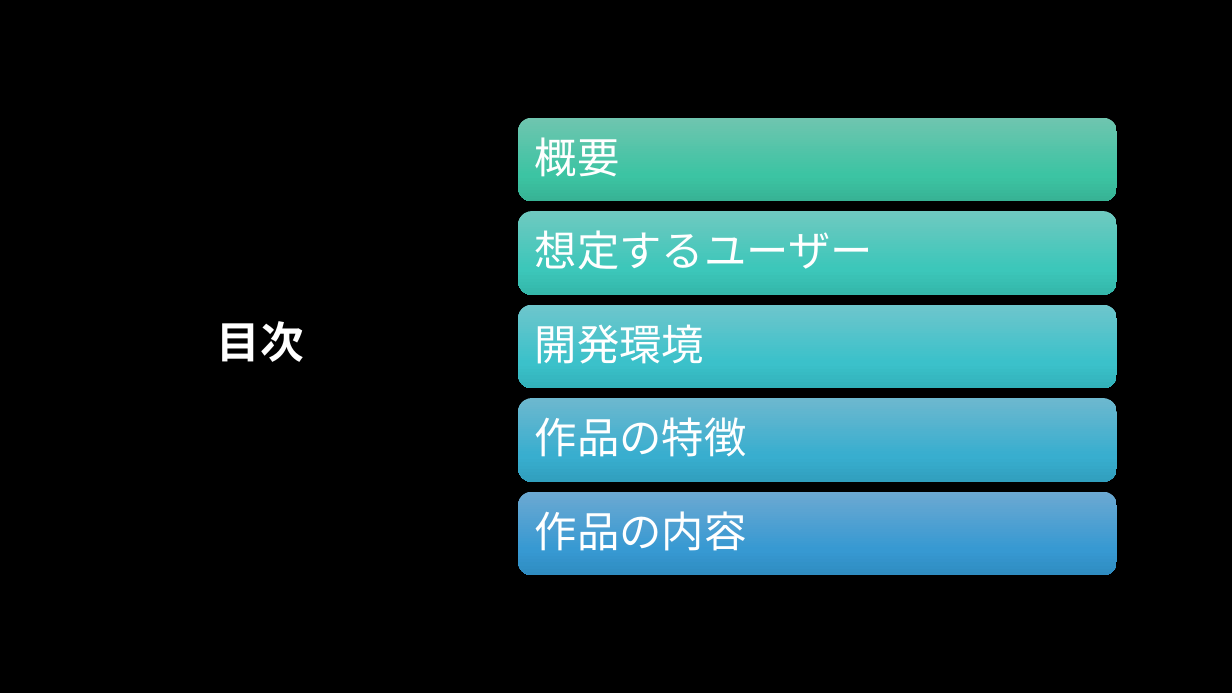
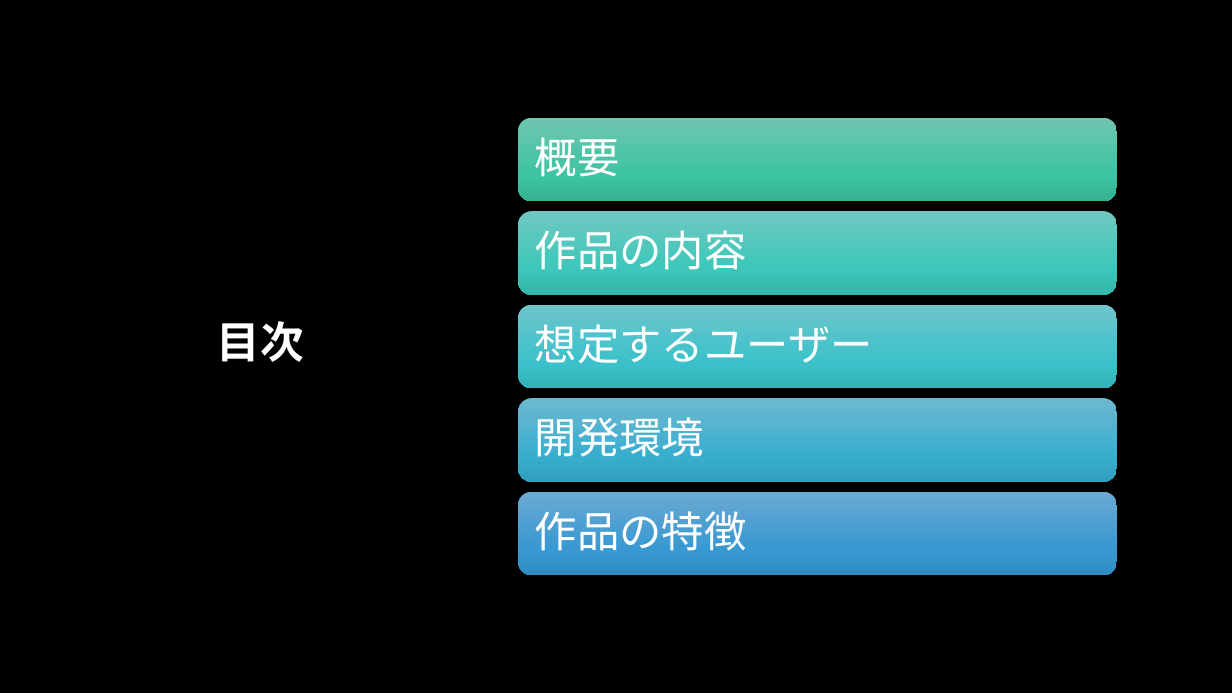
Before and after one commit to qyinter/HelloWorldGroup, a slide deck: slide 2 of 11.24.pptx. Drawn at 1232x693 pixels with LibreOffice and Linux fonts; fonts in the diff are those of the drawing; background and template pictures are left out. Boxes give left, top, right and bottom in pixels: in the first picture for what was removed or moved away, otherwise in the second. Text is boxed around its words. In the diff, an @@ line names an element or a change of style, - is before the commit and + after.

```diff
--- a/11.24.pptx
+++ b/11.24.pptx
@@ text "作品の内容": place and size @@
-text "作品の内容" at [535, 511, 747, 551]
+text "作品の内容" at [535, 230, 747, 270]
@@ 3 texts: place and size @@
-3 texts at [535, 230, 873, 457]
+3 texts at [535, 324, 873, 551]
```
Also in this commit, not shown: 6 other slides changed, 1 slide removed.
